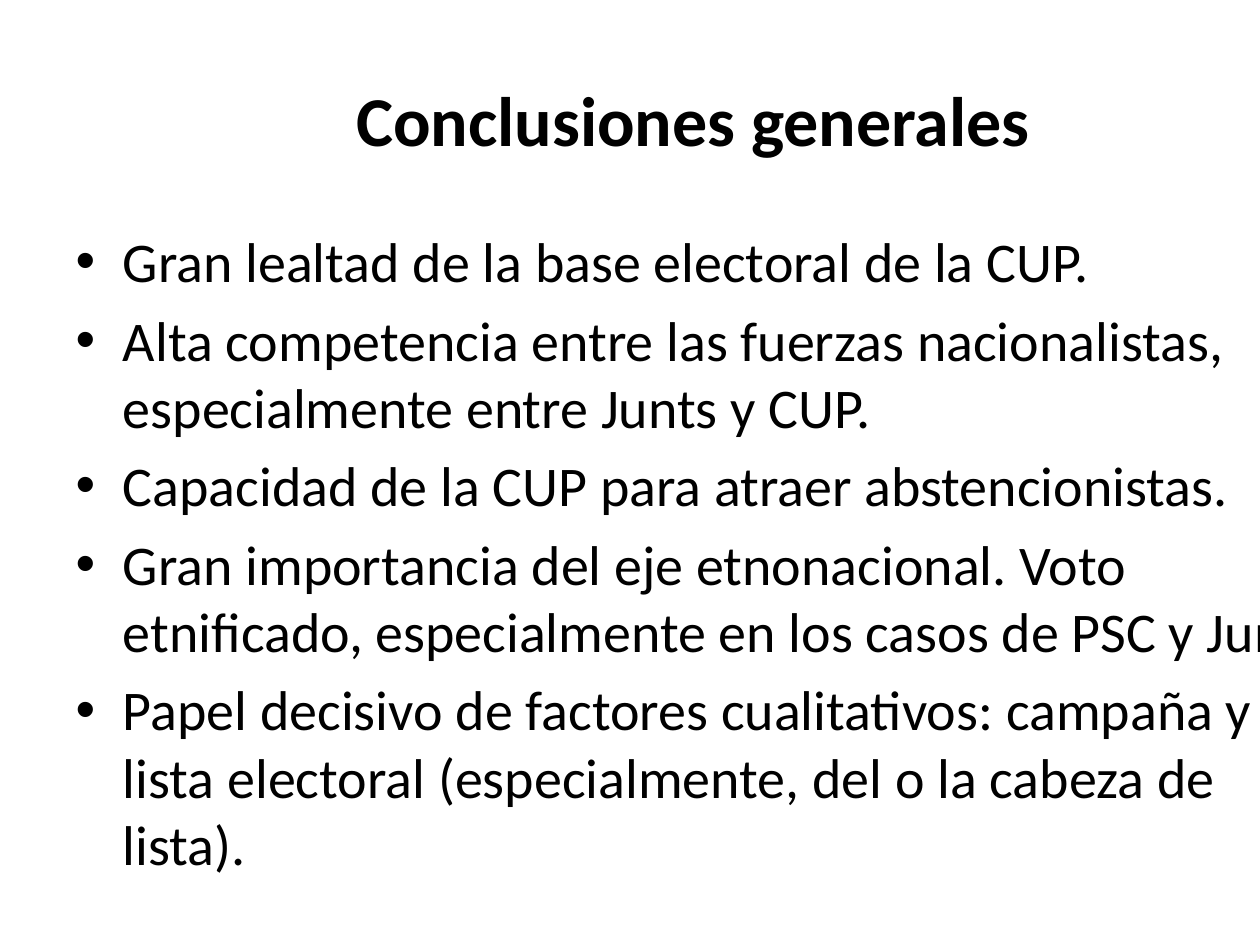
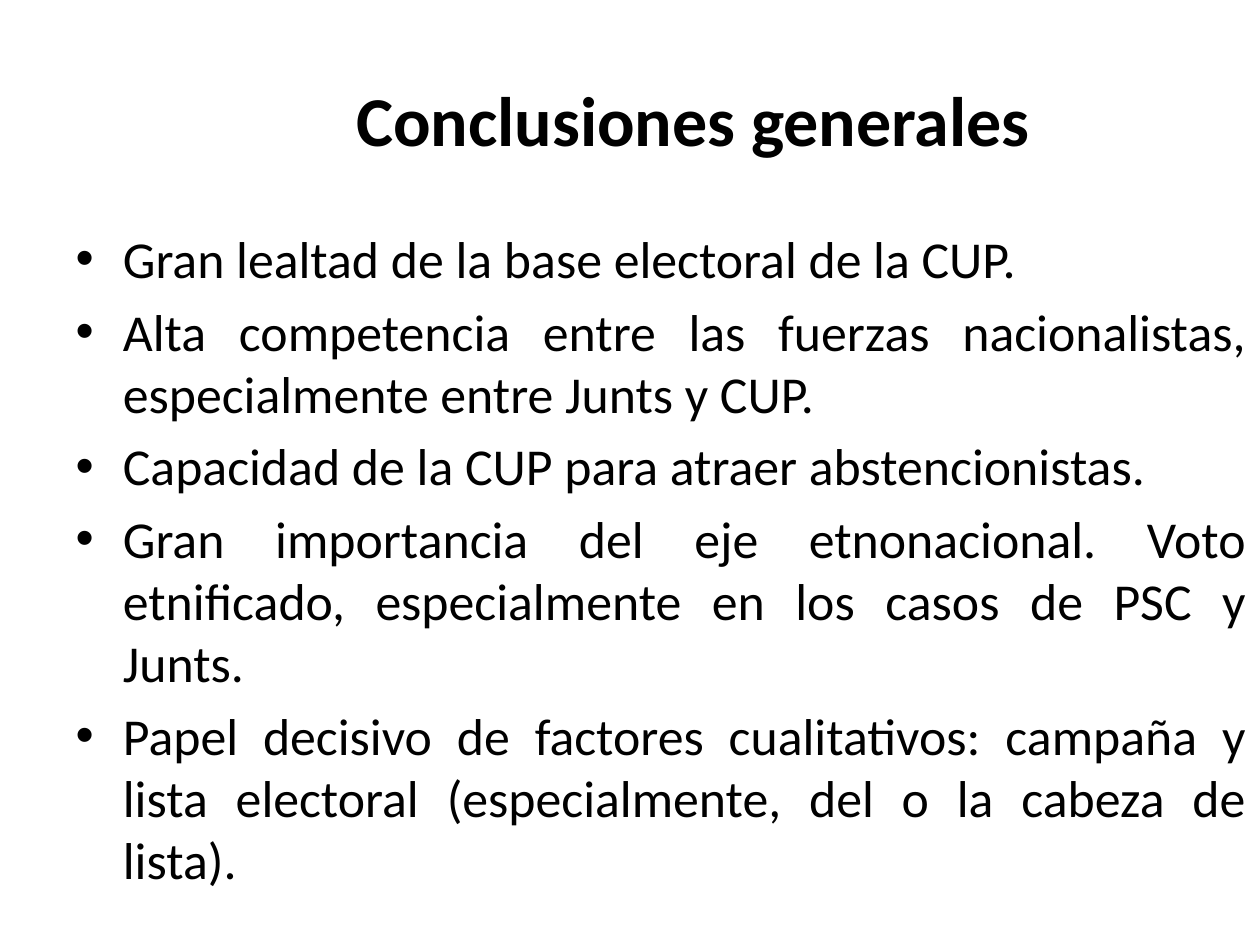
Before and after one commit to awfuentes76/Proyecto_final, a slide deck: slide 23 of Presentacion.pptx (slide 21 before the commit). Drawn at 1260x945 pixels with LibreOffice and Linux fonts; fonts in the diff are those of the drawing; background and template pictures are left out. Boxes give left, top, right and bottom in pixels: in the first picture for what was removed or moved away, otherwise in the second. Text is boxed around its words. In the diff, an @@ line names an element or a change of style, - is before the commit and + after.

```diff
--- a/Presentacion.pptx
+++ b/Presentacion.pptx
@@ text "Gran lealtad de la base ..." at [123, 242, 1246, 826]: size 32 to 29.6 pt; alignment left to justified @@
```
Also in this commit, not shown: 13 other slides changed, 2 slides added, 1 other file.
